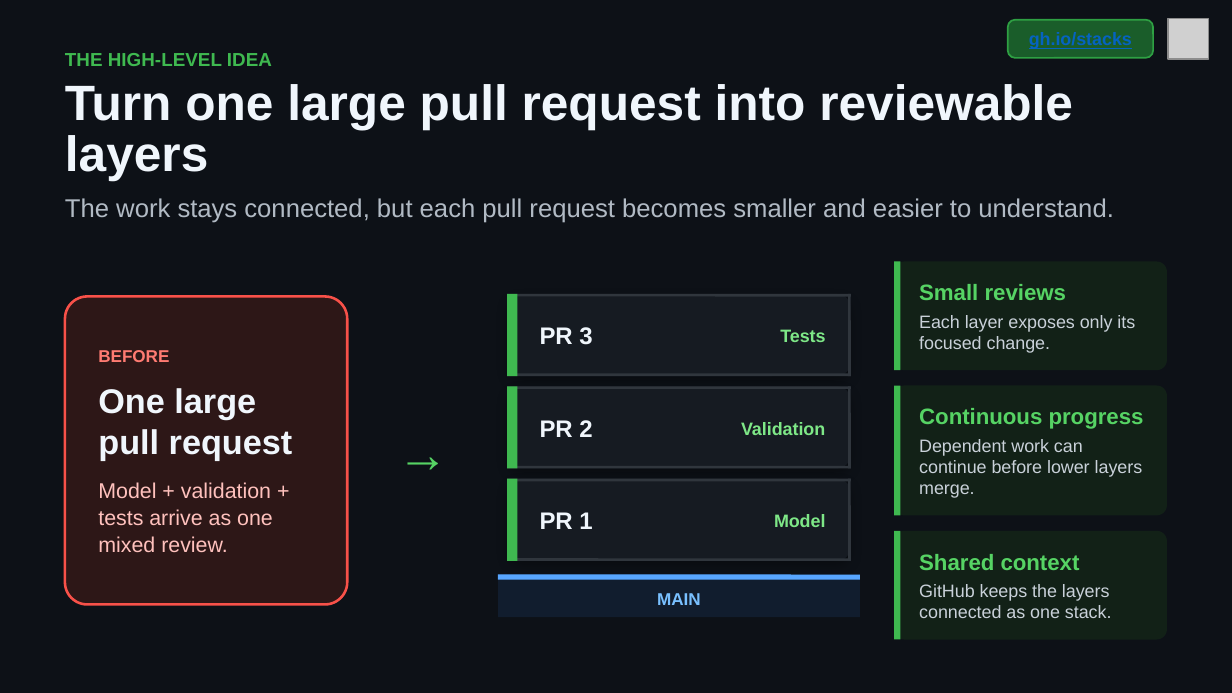
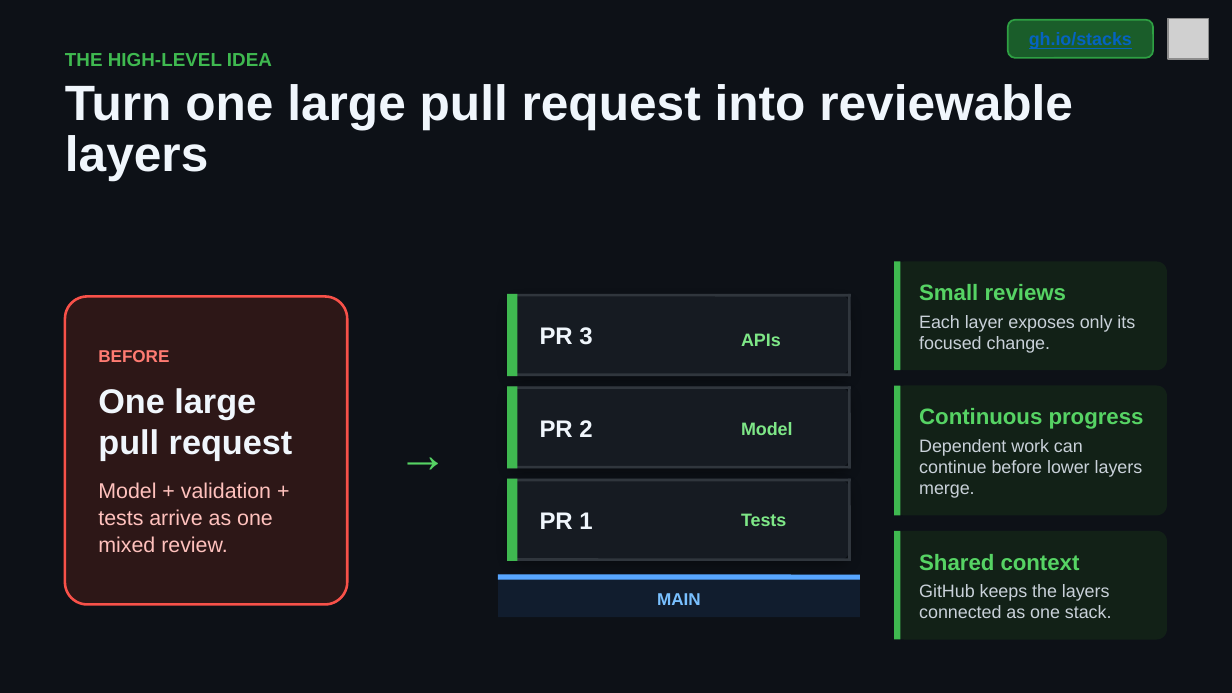
Before and after one commit to DanWahlin/gh-stack-demo, a slide deck: slide 3 of github-stacked-prs.pptx (slide 2 before the commit). Drawn at 1232x693 pixels with LibreOffice and Linux fonts; fonts in the diff are those of the drawing; grey boxes stand for pictures. Boxes give left, top, right and bottom in pixels: in the first picture for what was removed or moved away, otherwise in the second. Text is boxed around its words. In the diff, an @@ line names an element or a change of style, - is before the commit and + after.

```diff
--- a/github-stacked-prs.pptx
+++ b/github-stacked-prs.pptx
@@ text removed at [65,198,1113,223] @@
-The work stays connected, but each pull request becomes smaller and easier to understand.
@@ text added at [741,333,781,346], 10.5 pt, text #7EE787, bold @@
+APIs
@@ text at [741,422,793,435]: text changed @@
-Validation
+Model
@@ text "Tests": place and size @@
-text "Tests" at [780,329,825,342]
+text "Tests" at [741,513,786,526]
@@ text removed at [774,514,826,527] @@
-Model
```
Also in this commit, not shown: 1 other slide changed, 1 slide added, 6 other files.
